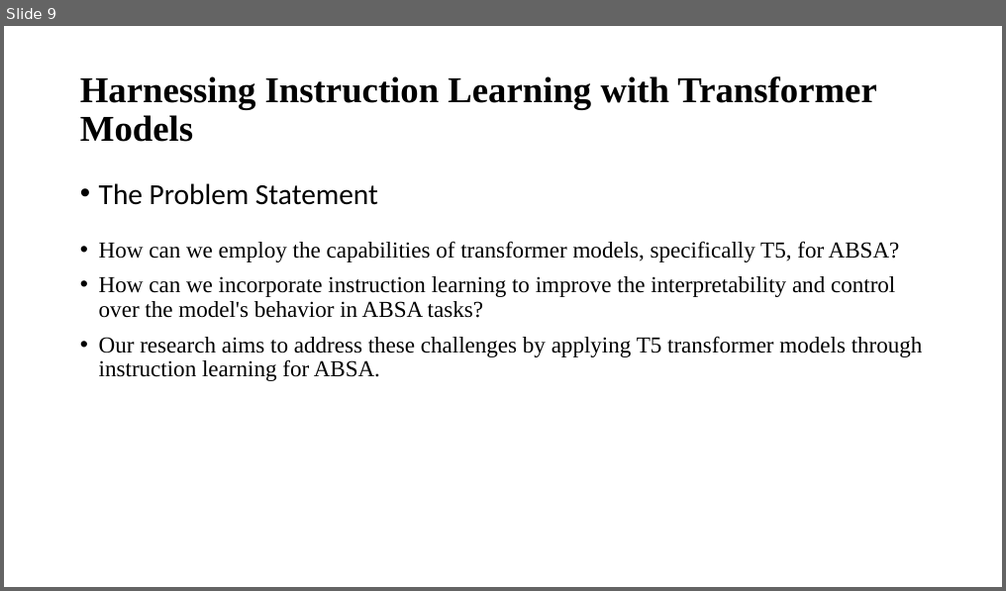
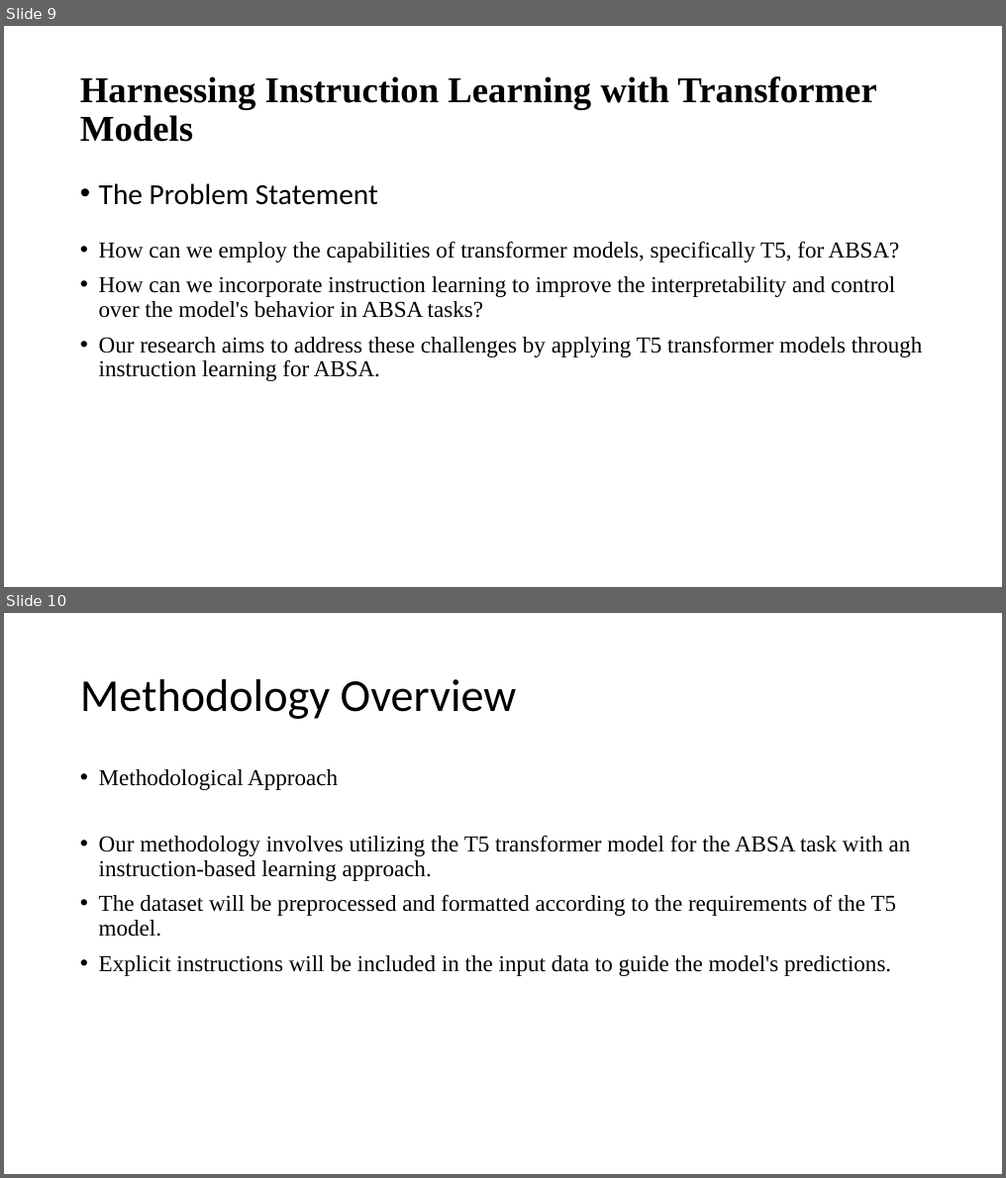
Before and after one commit to rohitmathurcode/Sentiment_recommendation, a slide deck: Thesis_ppt.pptx. Shown one above the other, each under a label of ours: slide 9 before the commit, slides 9 and 10 after it. The pictures are 1006x591 and 1006x1178 pixels, drawn with LibreOffice and Linux fonts; fonts in the diff are those of the drawing. Boxes give left, top, right and bottom in pixels: in the first picture for what was removed or moved away, otherwise in the second. Text is boxed around its words. In the diff, an @@ line names an element or a change of style, - is before the commit and + after.

```diff
--- a/Thesis_ppt.pptx
+++ b/Thesis_ppt.pptx
@@ slide 10 added at (4,613,1002,1174), background #FFFFFF @@
@@ title added at (80,679,517,719), 44 pt, text #000000 @@
+Methodology Overview
@@ text added at (99,769,338,790), 22 pt, text #000000 @@
+• Methodological Approach
@@ text added at (99,835,911,976), 22 pt, text #000000 @@
+• Our methodology involves utilizing the T5 transformer model for the ABSA task with an instruction-based learning approach.
+• The dataset will be preprocessed and formatted according to the requirements of the T5 model.
+• Explicit instructions will be included in the input data to guide the model's predictions.
```
Also in this commit, not shown: 4 slides changed, 5 other slides added, 1 other file.
